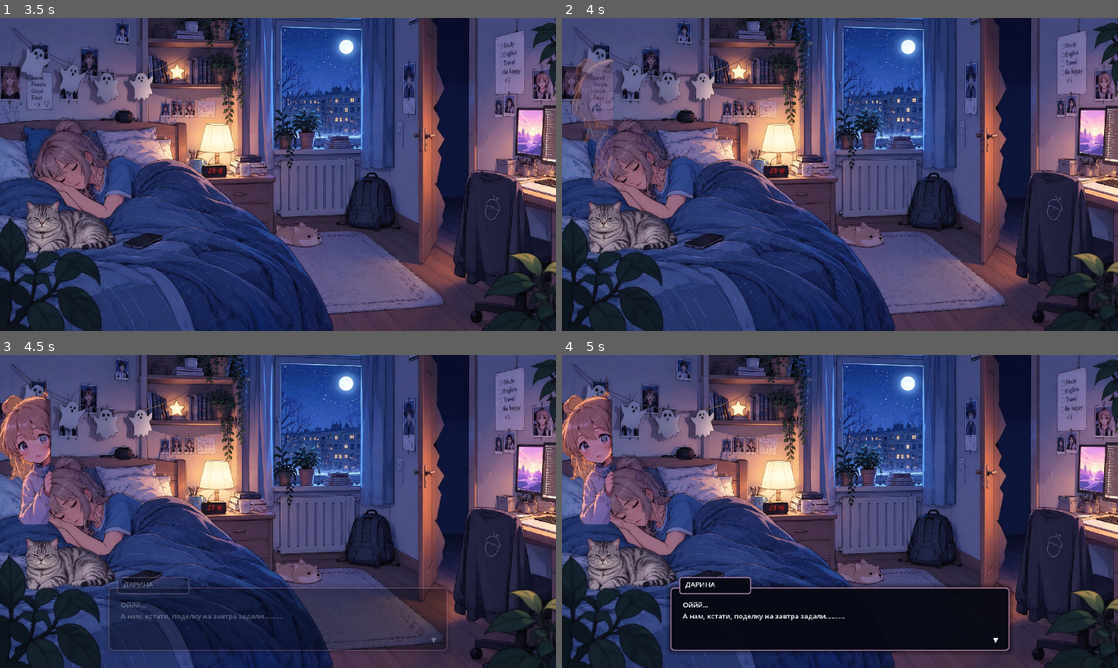
Above: before the commit, frames 1-4 (two rows, left to right).
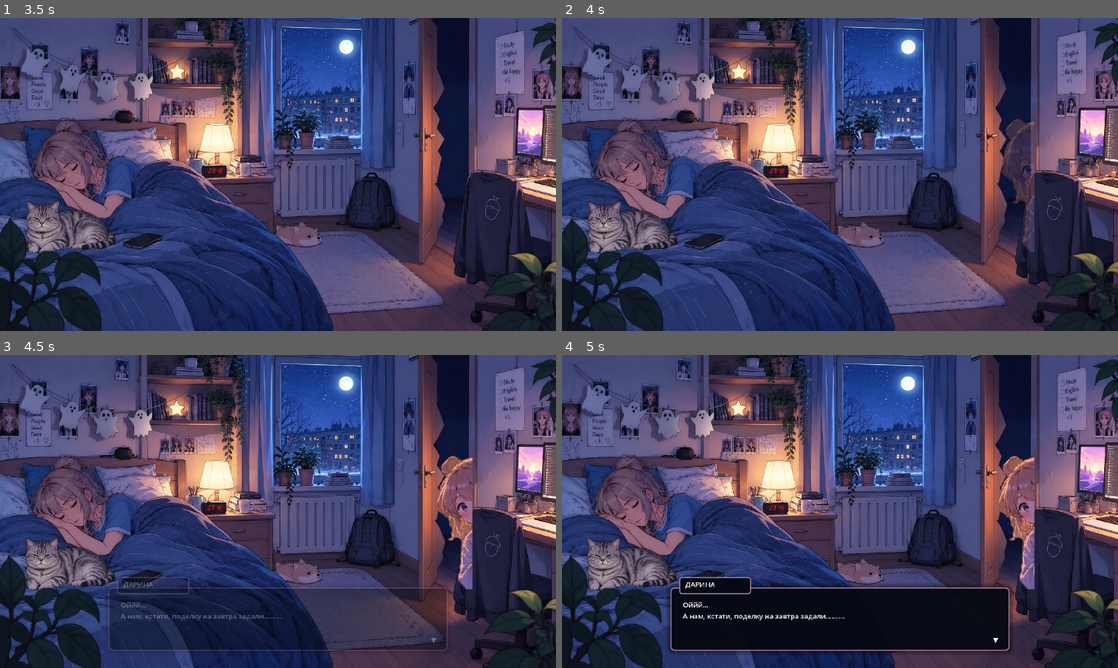
Above: after the commit, the same moments.

Repository: masterofmagic234/Arkon
Game: Godot game, scene res://menu.tscn
The game is run twice, just before and just after one commit, with the same random seed, the same clock (stepped at 60 frames per second) and the same inputs.
Inputs (mouse positions are in pixels of both pictures, inside the frame that each line leads up to):
- Up to frame 1 (3.5 s): click "НАЧАТЬ ОПЕРАЦИЮ" at 0.5 s; tap Enter at 1.25 s; move the mouse to (400, 158) at 1.27 s; click (400, 158) at 1.42 s; drag from (166, 190) to (250, 237) at 2.02 s; move the mouse to (333, 105) at 2.77 s; click (333, 105) at 2.92 s
- Up to frame 2 (4 s): drag from (812, 237) to (673, 127) at 3.52 s
- Up to frame 3 (4.5 s): move the mouse to (444, 558) at 4.27 s; click (444, 558) at 4.42 s
- Up to frame 4 (5 s): no input

Frame 1 is identical in both runs. In frame 2, 2.6% of the frame differs, in the area x 1-85%, y 12-75%; in frame 3, 4.6%; in frame 4, 4.6%, in the area x 0-85%, y 6-75%.

Commit message:
Fix Darina doorway mask coordinates

Diff:
--- a/scripts/intro_cinematic_v2.gd
+++ b/scripts/intro_cinematic_v2.gd
@@ -1,21 +1,22 @@
 extends Control
 
-# Intro uses two matching master backgrounds:
-# 1) the perfect closed-door room
-# 2) the same room with the door slightly open
-# Darina is layered into a clipped doorway region so she physically reads
-# as someone peeking out from behind the door jamb.
 const INTRO_DURATION: float = 14.0
 const ZOOM_AMOUNT: float = 0.025
 const PAN_AMOUNT: Vector2 = Vector2(-8.0, -4.0)
 
+# Coordinates are in the 1280x720 logical scene. The actual doorway opening
+# in the artwork is around x=995..1085. Keep the mask fixed there and move it
+# only by the same tiny pan as the background.
+const DOOR_MASK_POSITION: Vector2 = Vector2(990.0, 140.0)
+const DOOR_MASK_SIZE: Vector2 = Vector2(100.0, 400.0)
+
 var elapsed: float = 0.0
 var finished: bool = false
 
-# Darina's coordinates are local to DarinaMask. The mask itself is positioned
-# over the dark doorway opening, so everything outside that opening is hidden.
-var darina_start: Vector2 = Vector2(105.0, 255.0)
-var darina_rest: Vector2 = Vector2(60.0, 255.0)
+# Local to DarinaMask. The sprite is intentionally mostly outside the mask so
+# only the part actually inside the doorway can be seen.
+var darina_start: Vector2 = Vector2(92.0, 255.0)
+var darina_rest: Vector2 = Vector2(82.0, 255.0)
 
 @onready var room_closed: TextureRect = $RoomClosed
 @onready var room_open: TextureRect = $RoomOpen
@@ -39,10 +40,15 @@
     room_closed.position = Vector2.ZERO
     room_open.position = Vector2.ZERO
 
-    room_open.modulate.a = 0.0
+    # Explicit position/size is used instead of Control offsets. This avoids
+    # the layout system resetting the doorway mask to the screen origin.
+    darina_mask.position = DOOR_MASK_POSITION
+    darina_mask.size = DOOR_MASK_SIZE
+    darina_mask.clip_contents = true
     darina.position = darina_start
     darina.modulate.a = 0.0
 
+    room_open.modulate.a = 0.0
     fade.visible = true
     fade.modulate.a = 1.0
 
@@ -55,8 +61,6 @@
 
     elapsed += delta
 
-    # Very subtle camera drift keeps the illustrated room alive without
-    # changing the composition.
     var progress: float = clampf(elapsed / INTRO_DURATION, 0.0, 1.0)
     var zoom: float = 1.0 + progress * ZOOM_AMOUNT
     var pan: Vector2 = PAN_AMOUNT * progress
@@ -64,11 +68,8 @@
     room_open.scale = Vector2(zoom, zoom)
     room_closed.position = pan
     room_open.position = pan
-    # Keep the doorway mask aligned with the drifting background.
-    darina_mask.position = pan
+    darina_mask.position = DOOR_MASK_POSITION + pan
 
-    # Establishing shot: Carolina sleeps with the door closed.
-    # At ~2.2s the matching open-door artwork crossfades in.
     if elapsed < 2.15:
         room_open.modulate.a = 0.0
         darina.modulate.a = 0.0
@@ -80,8 +81,8 @@
     else:
         room_open.modulate.a = 1.0
 
-    # Darina emerges from inside the dark doorway. The mask prevents her
-    # body from appearing over the wall/desk area to the right of the jamb.
+    # First she is hidden in the dark hallway, then she leans through the
+    # doorway. The mask makes the door jamb occlude the rest of her sprite.
     if elapsed < 3.0:
         darina.modulate.a = 0.0
     elif elapsed < 4.0:
@@ -95,7 +96,6 @@
     else:
         darina.modulate.a = clampf(1.0 - (elapsed - 11.0) / 0.7, 0.0, 1.0)
 
-    # Dialogue appears after Darina has visibly entered the doorway.
     if elapsed >= 3.8 and elapsed < 8.0:
         dialogue.visible = true
         dialogue.modulate.a = clampf((elapsed - 3.8) / 0.35, 0.0, 1.0)
